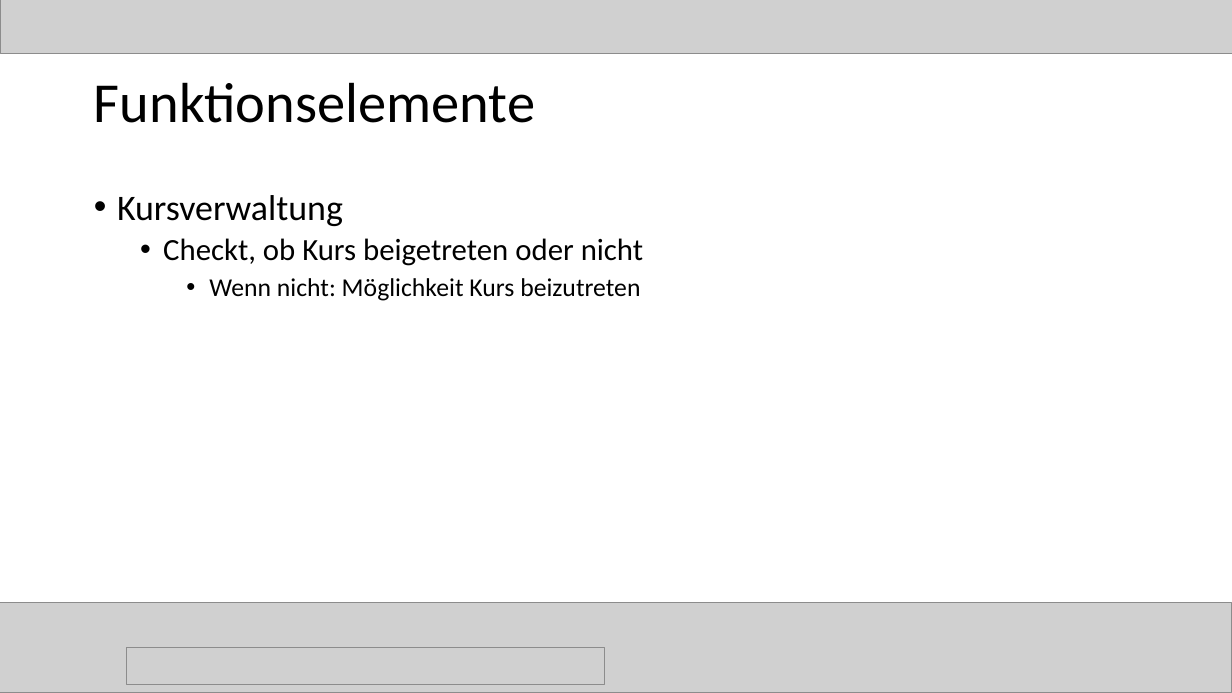
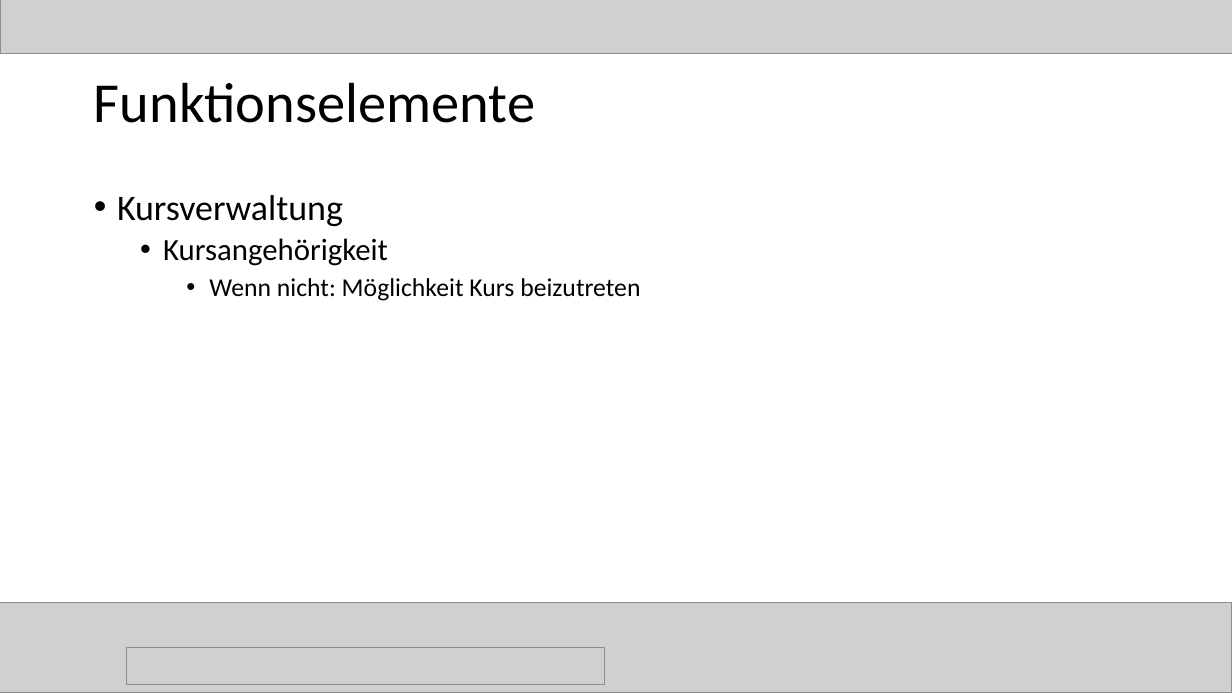
Before and after one commit to magharmi/StudentenFuerStudenten, a slide deck: slide 36 of websitePPneu.pptx (slide 44 before the commit). Drawn at 1232x693 pixels with LibreOffice and Linux fonts; fonts in the diff are those of the drawing; grey boxes stand for pictures. Boxes give left, top, right and bottom in pixels: in the first picture for what was removed or moved away, otherwise in the second. Text is boxed around its words. In the diff, an @@ line names an element or a change of style, - is before the commit and + after.

```diff
--- a/websitePPneu.pptx
+++ b/websitePPneu.pptx
@@ text at <box>163,238,388,266</box>: text changed @@
-  • Checkt, ob Kurs beigetreten oder nicht
+  • Kursangehörigkeit
```
Also in this commit, not shown: 12 other slides changed, 1 slide added, 8 slides removed, 2 other files.
